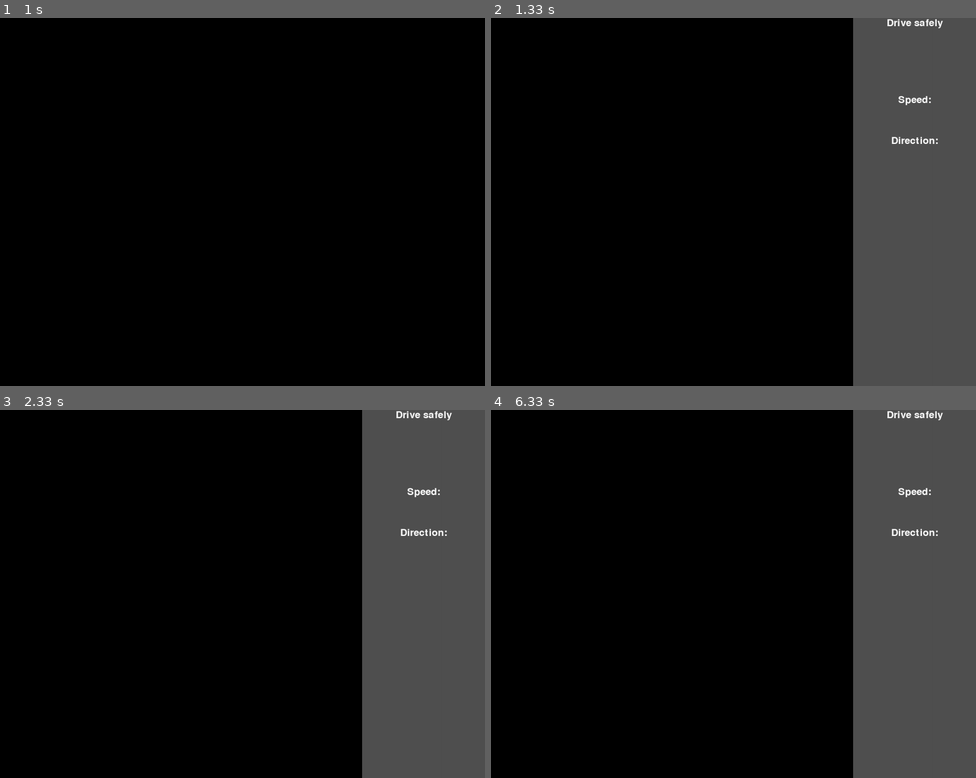
Above: before the commit, frames 1-4 (two rows, left to right).
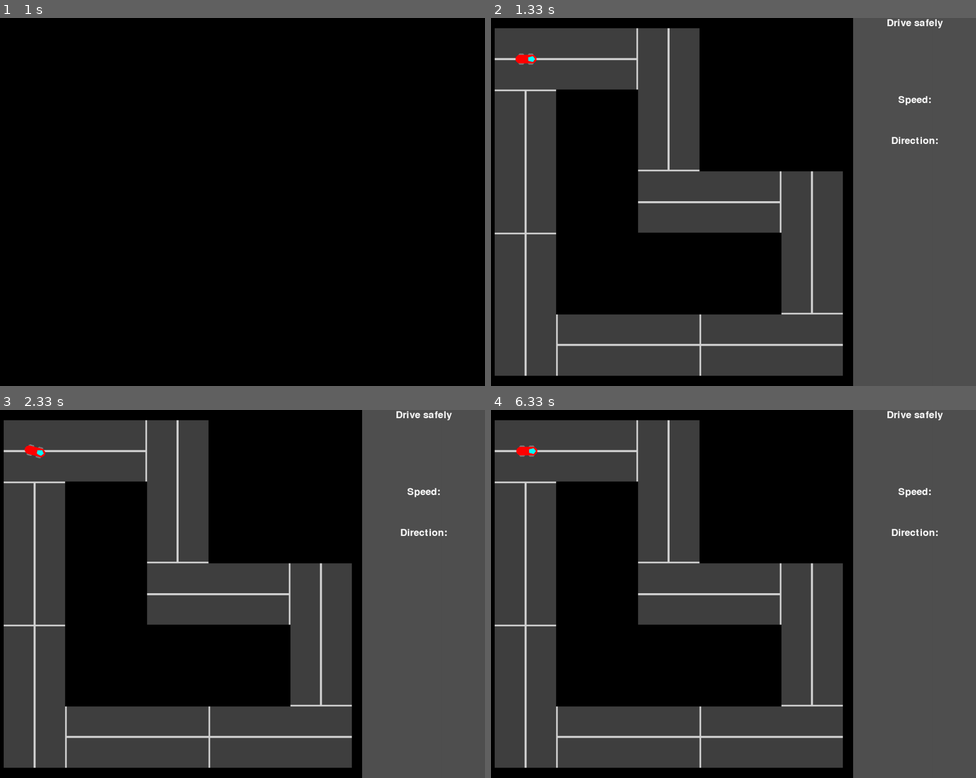
Above: after the commit, the same moments.

Repository: Pitrified/snippet
Game: pygame game, started from racer/racer_main.py
Same seed, same stepped clock (60 frames per second), same inputs: the game is played once before the commit and once after it.
Inputs:
- Up to frame 1 (1 s): hold W from 0.83 s (still down)
- Up to frame 2 (1.33 s): release W at 1.3 s
- Up to frame 3 (2.33 s): tap C at 1.83 s
- Up to frame 4 (6.33 s): hold A 2.97-3.57 s; tap X at 3.03, 3.67, 4.47, 5.38 s; tap E at 3.12, 5.47 s; hold W 3.6-4.37 s; hold D 4.4-5.28 s; tap Z at 4.55 s; hold A 5.32-6.28 s; hold D from 6.32 s (still down)

Frame 1 is identical in both runs. In frame 2, 39% of the frame differs, in the area x 0-73%, y 2-98%; in frame 3, 39%; in frame 4, 39%.

Commit message:
RACER: Add all code shuffled
Use templates for image names

Diff:
--- a/racer/racer_env.py
+++ b/racer/racer_env.py
@@ -5,6 +5,7 @@
 # pygame
 import pygame
 from pygame.sprite import Sprite
+from pygame.sprite import spritecollide
 from pygame.transform import rotate
 
 # my files
@@ -17,9 +18,11 @@
     """
     """
 
-    def __init__(self, field_wid, field_hei):
+    def __init__(self, field_wid, field_hei, template_images):
         logg = getMyLogger(f"c.{__class__.__name__}.__init__")
         logg.debug(f"Start init")
+
+        self.template_images = template_images
 
         self.field_wid = field_wid
         self.field_hei = field_hei
@@ -56,6 +59,14 @@
         self.main_font = pygame.font.Font(None, 36)
 
         self.setup_sidebar()
+
+        self.racer_car = RacerCar(self.template_images, 100, 100)
+
+        self.racer_map = RacerMap(self.template_images, self.field_wid, self.field_hei)
+        # draw map on the field, it is static, so there is no need to redraw it every time
+        self.racer_map.draw(self.field)
+
+        self.allsprites = pygame.sprite.RenderPlain((self.racer_car))
 
     def setup_sidebar(self):
         """
@@ -94,3 +105,116 @@
 
         # draw the sidebar on the screen
         self.screen.blit(self.sidebar, (self.field_wid, 0))
+
+    def step(self, action):
+        """Perform the action
+
+        left-rigth: change steering
+        up-down: accelerate/brake
+        combination of the above
+        do nothing
+
+        ----------
+        This method steps the game forward one step
+        Parameters
+        ----------
+        action : str
+            MAYBE should be int anyway
+        Returns
+        -------
+        ob, reward, episode_over, info : tuple
+            ob (object) :
+                an environment-specific object representing the
+                state of the environment.
+            reward (float) :
+                amount of reward achieved by the previous action.
+            episode_over (bool) :
+                whether it's time to reset the environment again.
+            info (dict) :
+                diagnostic information useful for debugging.
+        """
+        logg = getMyLogger(f"c.{__class__.__name__}.step")
+        logg.debug(f"Start step {action}")
+
+        self.racer_car.step(action)
+
+        reward = self._compute_reward()
+
+    def _compute_reward(self):
+        """
+        """
+        logg = getMyLogger(f"c.{__class__.__name__}._compute_reward")
+        logg.debug(f"Start _compute_reward")
+
+        hits = spritecollide(self.racer_car, self.racer_map, dokill=False)
+        logg.debug(f"hitting {hits}")
+        hit_directions = []
+        hit_sid = []
+        for segment in hits:
+            logg.debug(f"hit segment with id {segment.sid}")
+            hit_directions.append(self.racer_map.seg_info[segment.sid][0])
+            hit_sid.append(segment.sid)
+
+        # out of the map
+        if len(hit_directions) == 0:
+            self.done = True
+            return
+        # too many hits, your road is weird, cap them at 2 segments
+        elif len(hit_directions) > 2:
+            logg.warn(f"Too many segments hit")
+            hit_directions = hit_directions[:2]
+            hit_sid = hit_sid[:2]
+
+        # now hit_directions is either 1 or 2 elements long
+        if len(hit_directions) == 1:
+            mean_direction = hit_directions[0]
+        else:
+            # 135   90  45    140   95  50    130   85  40
+            # 180       0     185       5     175       -5
+            # 225   270 315   230   275 320   220   265 310
+            # 270, 0 have mean 315 = (270+0+360)/2
+            # 270, 180 have mean 225 = (270+180)/2
+            # 0, 90 have mean 45 = (0+90)/2
+            if abs(hit_directions[0] - hit_directions[1]) > 180:
+                mean_direction = (sum(hit_directions) + 360) / 2
+                if mean_direction >= 360:
+                    mean_direction -= 360
+            else:
+                mean_direction = sum(hit_directions) / 2
+
+        logg.debug(f"mean_direction {mean_direction}")
+
+        error = self.racer_car.direction - mean_direction
+        logg.debug(f"direction-mean {error}")
+        #  error %= 360
+        if error < 0:
+            error += 360
+        logg.debug(f"modulus {error}")
+        if error > 180:
+            error = 360 - error
+        logg.debug(f"current direction {self.racer_car.direction} has error of {error:.4f}")
+
+        reward = 90 - error
+        return reward
+
+    def get_screen():
+        """
+        """
+
+    def update_display(self):
+        """
+        """
+        logg = getMyLogger(f"c.{__class__.__name__}.update_display")
+        logg.debug(f"Start update_display")
+
+        # Draw Everything again, every frame
+        # the field already has the road drawn
+        self.screen.blit(self.field, (0, 0))
+
+        # draw all moving sprites (the car) on the screen
+        self.allsprites.draw(self.screen)
+        # if you draw on the field you can easily leave a track
+        #  allsprites.draw(field)
+
+        # update the display
+        pygame.display.flip()
--- a/racer/racer_main.py
+++ b/racer/racer_main.py
@@ -24,7 +24,7 @@
         "-i",
         "--template_images",
         type=str,
-        default="car.bmp",
+        default="./{}",
         help="where to save/find the images",
     )
 
@@ -267,7 +267,10 @@
     field_wid = 900
     field_hei = 900
 
-    racer_env = RacerEnv(field_wid, field_hei)
+    racer_env = RacerEnv(field_wid, field_hei, template_images)
+
+    # add the car to the list of sprites to draw
+    #  allsprites = pygame.sprite.RenderPlain((racer_env.racer_car))
 
     # Main Loop
     going = True
@@ -286,8 +289,28 @@
                     going = False
             logg.debug(f"Done handling")
 
-        # update the display
-        pygame.display.flip()
+        keys = pygame.key.get_pressed()
+        if keys[pygame.K_d]:
+            racer_env.step("right")
+        elif keys[pygame.K_a]:
+            racer_env.step("left")
+        elif keys[pygame.K_w]:
+            racer_env.step("up")
+        elif keys[pygame.K_x]:
+            racer_env.step("down")
+        elif keys[pygame.K_q]:
+            racer_env.step("upleft")
+        elif keys[pygame.K_e]:
+            racer_env.step("upright")
+        elif keys[pygame.K_z]:
+            racer_env.step("downleft")
+        elif keys[pygame.K_c]:
+            racer_env.step("downright")
+        else:
+            racer_env.step("nop")
+
+        racer_env.update_display()
+
 
 if __name__ == "__main__":
     args = setup_env()
--- a/racer/racer_map.py
+++ b/racer/racer_map.py
@@ -18,15 +18,17 @@
     Should be easy to do collision detection
     """
 
-    def __init__(self, field_wid, field_hei):
+    def __init__(self, template_images, field_wid, field_hei):
         logg = logging.getLogger(f"c.{__name__}.__init__")
         logg.debug(f"Start init")
         super().__init__()
 
         self.field_wid = field_wid
         self.field_hei = field_hei
+        self.template_images = template_images
 
-        self.out_file_road = "road.bmp"
+        name_road_image = "road.bmp"
+        self.out_file_road = self.template_images.format(name_road_image)
         self._create_road_segment()
 
         #  self.orig_image, self.rect = load_image(self.out_file_road)
--- a/racer/racer_racer.py
+++ b/racer/racer_racer.py
@@ -29,11 +29,13 @@
 
     """
 
-    def __init__(self, out_file_car, pos_x, pos_y, direction=0):
+    def __init__(self, template_images, pos_x, pos_y, direction=0):
         logg = logging.getLogger(f"c.{__name__}.__init__")
         logg.debug(f"Start init")
 
         super().__init__()
+
+        self.template_images = template_images
 
         self.pos_x = pos_x
         self.pos_y = pos_y
@@ -54,7 +56,8 @@
 
         self.done = False
 
-        self.out_file_car = out_file_car
+        name_car_image = "car.bmp"
+        self.out_file_car = self.template_images.format(name_car_image)
         # image and rect are used by allsprites.draw
         self._create_car_image()
         self.orig_image, self.rect = load_image(self.out_file_car)
@@ -187,10 +190,6 @@
 
         # now error goes from 0 (good) to 180 (very bad)
 
-    def get_screen():
-        """
-        """
-
     def _steer(self, action):
         """Steer the car
         """
